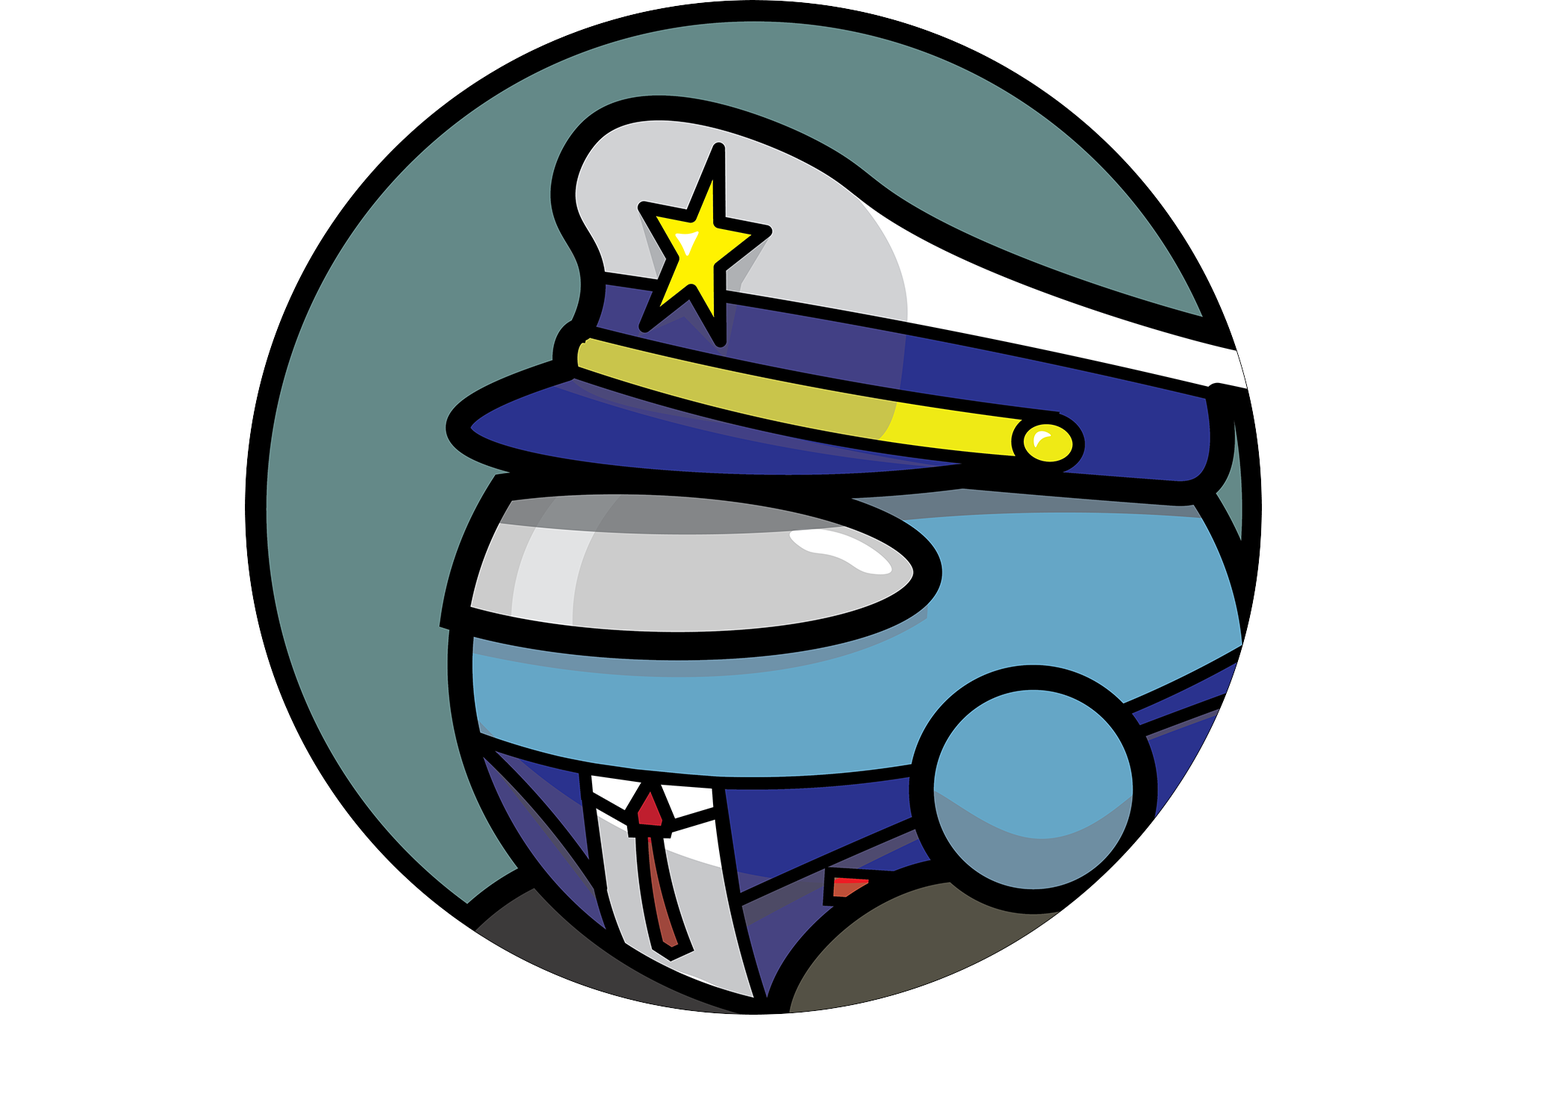
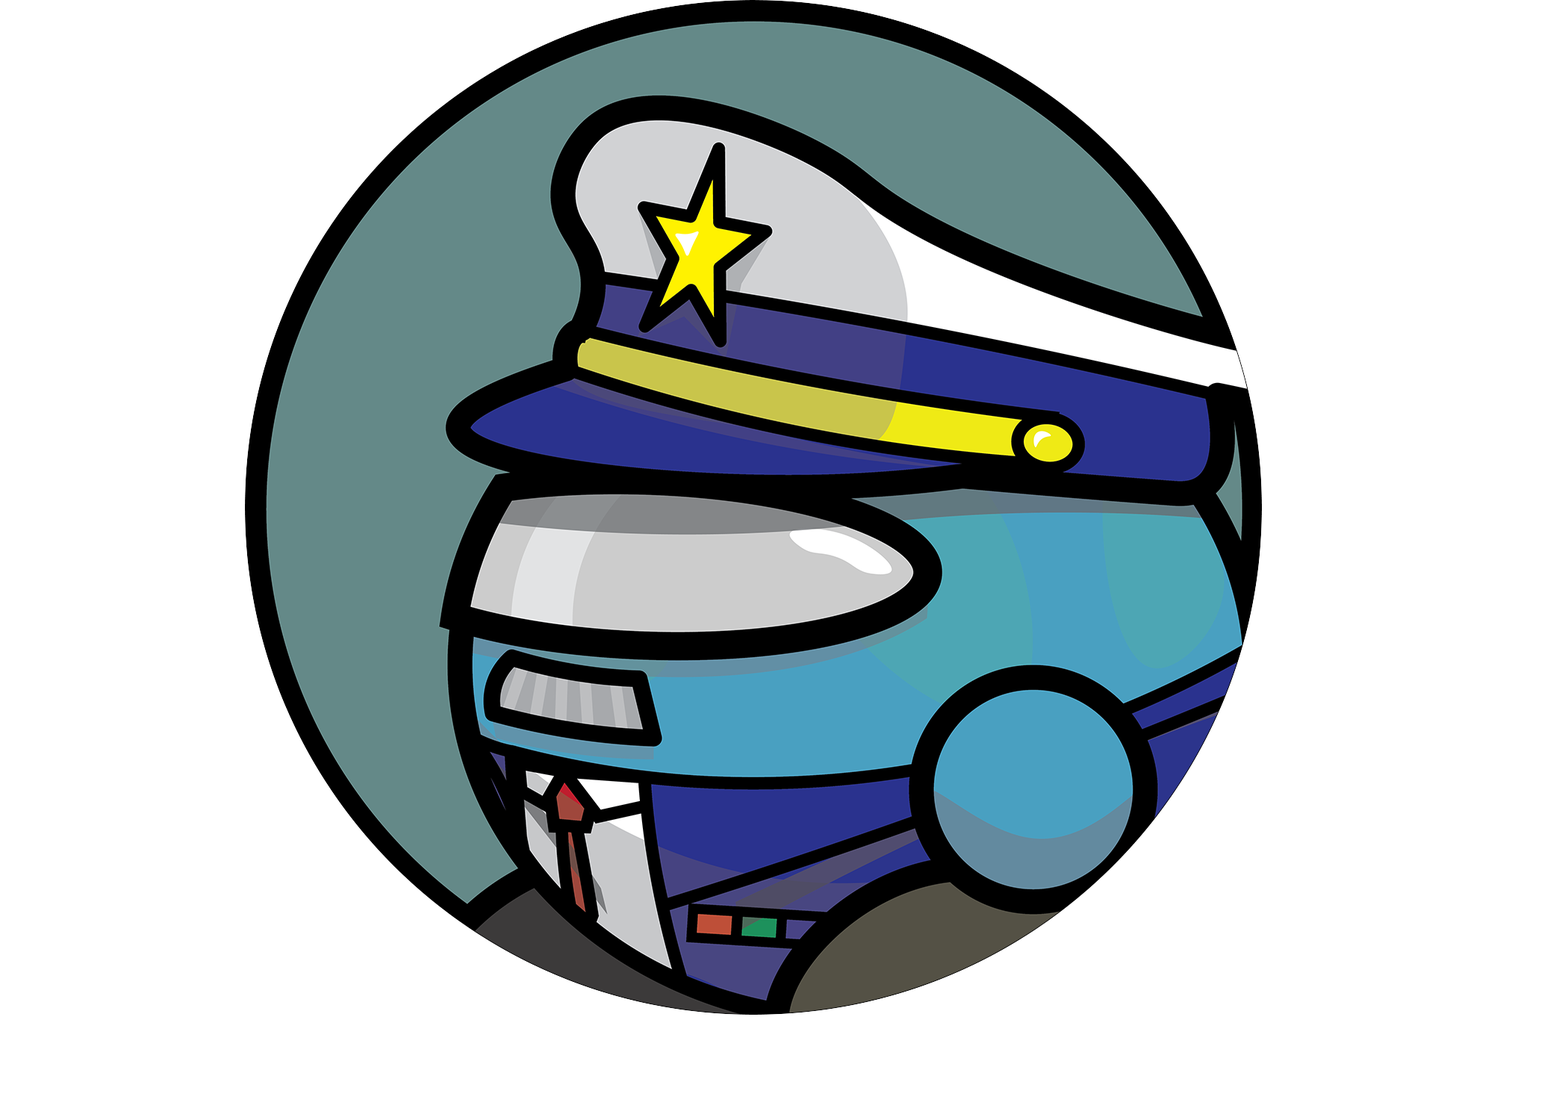
Revision of a layered w=1568, h=1120 image; what changed, layer by layer:
painted on "TheGeneral2" over [471, 488, 1243, 1001]
painted on "Ellipse 1" over [845, 8, 1257, 435]